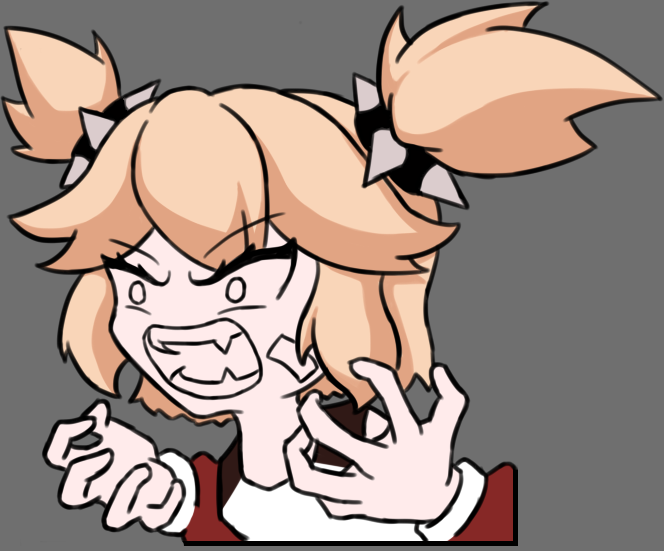
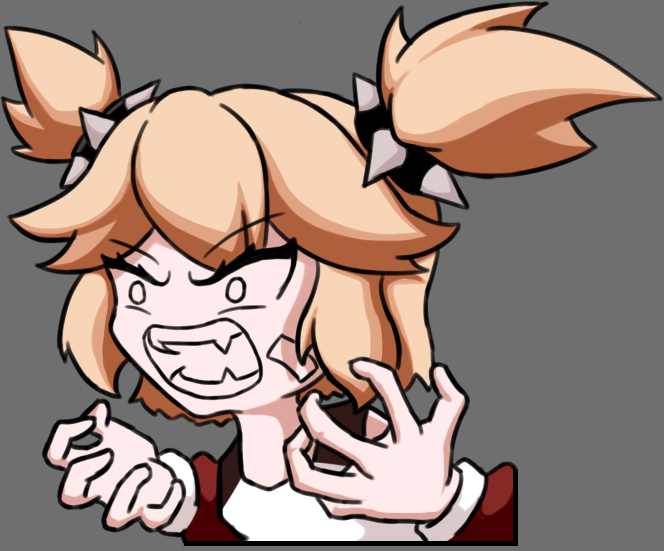
Revision of a layered w=664, h=551 image; what changed, layer by layer:
painted on "Layer24" over [20, 48, 518, 541]
painted on "Layer53" over [3, 32, 320, 401]
painted on "Layer52" over [6, 6, 653, 541]
added layer "Layer65" in group "Color" over [159, 468, 513, 541]
painted on "Layer59" over [157, 450, 513, 541]
added layer "Layer64" in group "Color" over [310, 461, 429, 541]
painted on "Layer58" over [219, 396, 425, 541]
added layer "Layer62" in group "Color" over [60, 79, 472, 207]
painted on "Layer57" over [82, 84, 455, 193]
added layer "Layer61" in group "Color" over [45, 211, 470, 532]
painted on "Layer55" over [51, 219, 467, 531]
added layer "Layer66" in group "Color" over [3, 6, 653, 432]
painted on "Layer60" over [3, 6, 653, 436]
painted on "Layer54" over [4, 6, 653, 425]